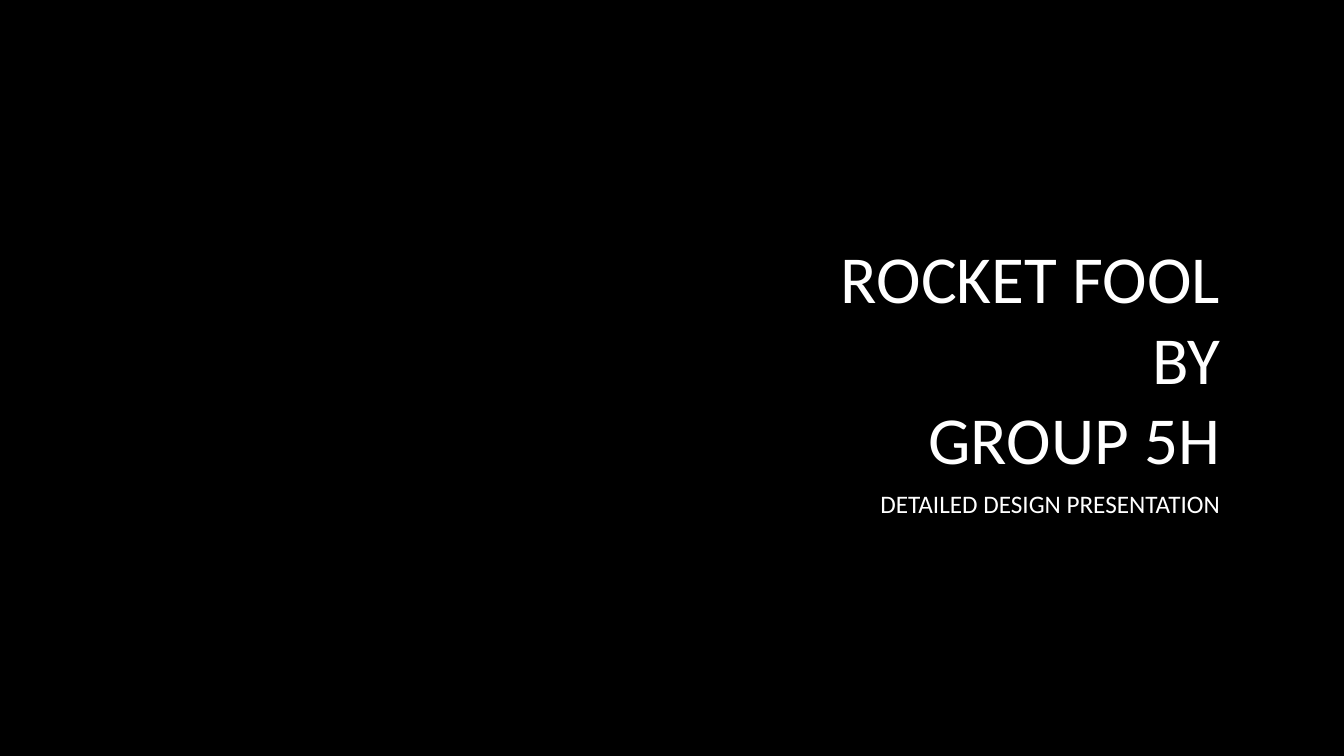
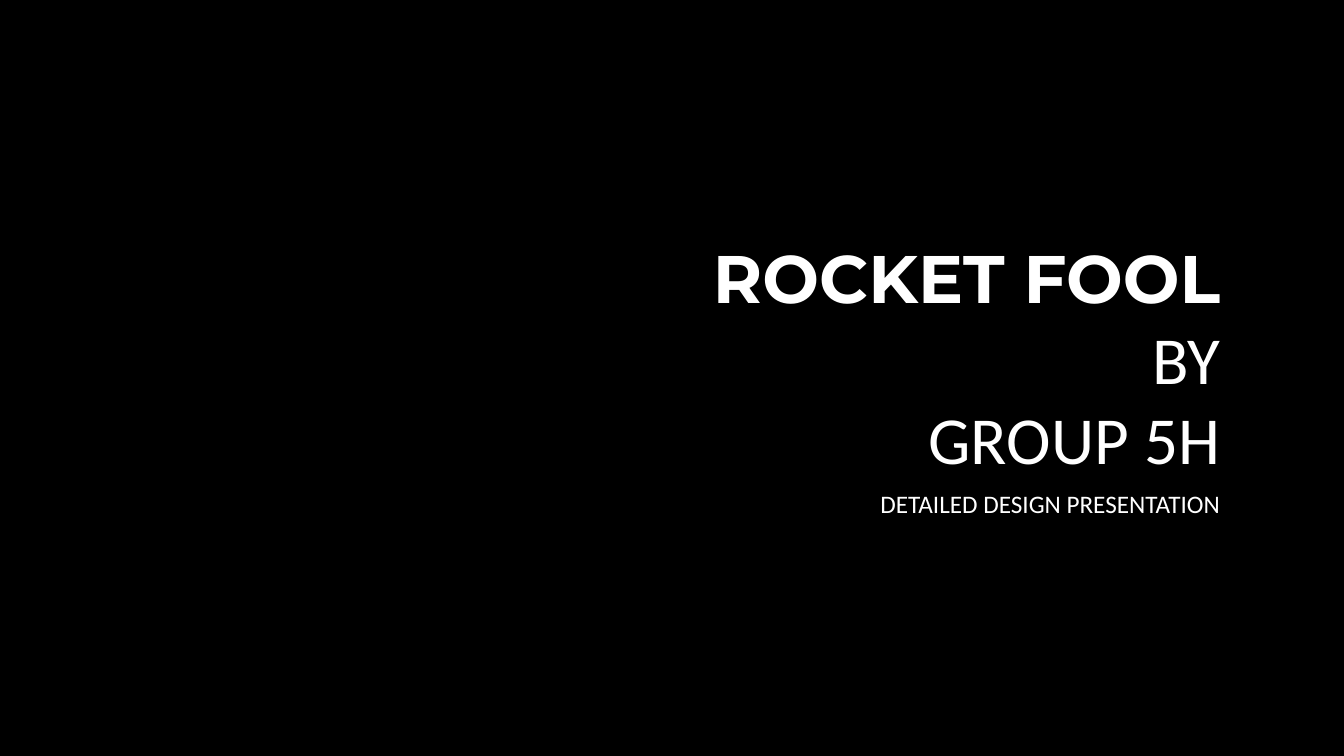
Before and after one commit to PythEch/rocketgame, a slide deck: slide 1 of Documents/DetailedDesign Presentation.pptx. Drawn at 1344x756 pixels with LibreOffice and Linux fonts; fonts in the diff are those of the drawing; background and template pictures are left out. Boxes give left, top, right and bottom in pixels: in the first picture for what was removed or moved away, otherwise in the second. Text is boxed around its words. In the diff, an @@ line names an element or a change of style, - is before the commit and + after.

```diff
--- a/Documents/DetailedDesign Presentation.pptx
+++ b/Documents/DetailedDesign Presentation.pptx
@@ title "ROCKET FOOL BY GROUP 5H" at <box>713,255,1220,465</box>: font Calibri to Montserrat, bold on in "ROCKET FOOL" @@
```
Also in this commit, not shown: 6 other slides changed, 2 slides added, 1 slide removed.
